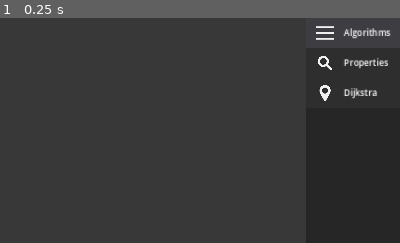
Above: before the commit, frame 1.
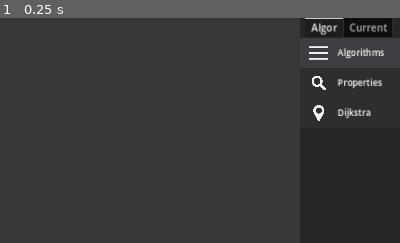
Above: after the commit, the same moment.

Repository: SergioQuintanillaGracia/graphicate
Game: Godot game, scene res://scenes/main.tscn
Same seed, same stepped clock (60 frames per second), same inputs: the game is played once before the commit and once after it.
Inputs:
- Up to frame 1 (0.25 s): no input
The pictures show only the part of the screen within x 50-100%, y 0-50%; the shares and areas given below are measured in that part.

The runs differ from the first frame. In frame 1, 3.8% of the frame differs, in the area x 76-100%, y 0-46%.

Commit message:
Algorithm GUI (icons, functions for messages...)

Diff:
--- /dev/null
+++ b/scenes/algorithm_message.tscn
@@ -0,0 +1,37 @@
+[gd_scene load_steps=3 format=3 uid="uid://cva2udh88272"]
+
+[ext_resource type="Script" path="res://scripts/algorithms/algorithm_message.gd" id="1_5yb24"]
+[ext_resource type="Texture2D" uid="uid://rl3b5kitaavi" path="res://icons/algorithms/unknown_icon.png" id="2_q5kdi"]
+
+[node name="AlgorithmMessage" type="Control"]
+custom_minimum_size = Vector2(160, 40)
+layout_mode = 3
+anchors_preset = 15
+anchor_right = 1.0
+anchor_bottom = 1.0
+grow_horizontal = 2
+grow_vertical = 2
+script = ExtResource("1_5yb24")
+
+[node name="Panel" type="Panel" parent="."]
+custom_minimum_size = Vector2(150, 0)
+layout_mode = 0
+offset_left = 5.0
+offset_top = 5.0
+offset_right = 155.0
+offset_bottom = 45.0
+
+[node name="Sprite2D" type="Sprite2D" parent="Panel"]
+position = Vector2(20, 20)
+scale = Vector2(0.24, 0.24)
+texture = ExtResource("2_q5kdi")
+
+[node name="Label" type="Label" parent="Panel"]
+layout_mode = 0
+offset_left = 40.0
+offset_top = 7.0
+offset_right = 153.0
+offset_bottom = 33.0
+theme_override_font_sizes/font_size = 15
+text = "Unknown"
+vertical_alignment = 1
--- a/scenes/edge.tscn
+++ b/scenes/edge.tscn
@@ -23,6 +23,7 @@
 offset_bottom = 13.0
 grow_horizontal = 2
 grow_vertical = 2
+theme_override_colors/font_color = Color(0.780392, 0.941176, 0.960784, 1)
 theme_override_colors/font_outline_color = Color(0, 0, 0, 1)
 theme_override_constants/outline_size = 8
 theme_override_font_sizes/font_size = 15
--- a/scenes/main.tscn
+++ b/scenes/main.tscn
@@ -1,8 +1,10 @@
-[gd_scene load_steps=19 format=3 uid="uid://du1d3tijvr0d1"]
+[gd_scene load_steps=25 format=3 uid="uid://du1d3tijvr0d1"]
 
 [ext_resource type="Script" path="res://scripts/ToggleButton.gd" id="1_ea3wp"]
 [ext_resource type="Script" path="res://scripts/main.gd" id="1_rgeyl"]
 [ext_resource type="Texture2D" uid="uid://cne6ybr2gtdny" path="res://icons/vertex_icon.png" id="2_iww1y"]
+[ext_resource type="Script" path="res://scripts/algorithms/message_manager.gd" id="2_kit3x"]
+[ext_resource type="Script" path="res://scripts/algorithms/properties.gd" id="2_tjpvv"]
 [ext_resource type="Texture2D" uid="uid://bb64in6b5xfim" path="res://icons/menus/menu.png" id="3_jyjdw"]
 [ext_resource type="Texture2D" uid="uid://lktc6l41jksx" path="res://icons/menus/edge_icon.png" id="5_ak26l"]
 [ext_resource type="Texture2D" uid="uid://co313xvcx5xby" path="res://icons/menus/delete_icon.png" id="6_clc4f"]
@@ -23,6 +25,17 @@
 
 [sub_resource type="StyleBoxFlat" id="StyleBoxFlat_rf8iy"]
 bg_color = Color(0.6, 0.6, 0.6, 0)
+
+[sub_resource type="StyleBoxFlat" id="StyleBoxFlat_quj5e"]
+bg_color = Color(0.14902, 0.14902, 0.14902, 1)
+
+[sub_resource type="StyleBoxFlat" id="StyleBoxFlat_3o840"]
+
+[sub_resource type="Theme" id="Theme_a8r2l"]
+/styles/test = SubResource("StyleBoxFlat_3o840")
+
+[sub_resource type="StyleBoxFlat" id="StyleBoxFlat_iq1ok"]
+bg_color = Color(0.14902, 0.14902, 0.14902, 1)
 
 [sub_resource type="Animation" id="Animation_4i8tt"]
 length = 0.001
@@ -84,6 +97,16 @@
 [node name="CollisionShape2D" type="CollisionShape2D" parent="MouseCollisionArea"]
 shape = SubResource("RectangleShape2D_00rrm")
 
+[node name="Algorithms" type="Node2D" parent="."]
+
+[node name="MessageManager" type="Node2D" parent="Algorithms"]
+script = ExtResource("2_kit3x")
+
+[node name="Properties" type="Node2D" parent="Algorithms"]
+script = ExtResource("2_tjpvv")
+
+[node name="Dijkstra" type="Node2D" parent="Algorithms"]
+
 [node name="Instances" type="Node2D" parent="."]
 
 [node name="Edges" type="Node2D" parent="Instances"]
@@ -373,31 +396,40 @@
 
 [node name="Algorithms" type="Panel" parent="HBoxContainer"]
 clip_contents = true
-custom_minimum_size = Vector2(150, 0)
+custom_minimum_size = Vector2(160, 0)
 layout_mode = 2
 theme_override_styles/panel = SubResource("StyleBoxFlat_6f24n")
 
-[node name="VBoxContainer" type="VBoxContainer" parent="HBoxContainer/Algorithms"]
-clip_contents = true
-layout_mode = 1
-anchors_preset = 15
-anchor_right = 1.0
-anchor_bottom = 1.0
-grow_horizontal = 2
-grow_vertical = 2
-
-[node name="TopContainer" type="VBoxContainer" parent="HBoxContainer/Algorithms/VBoxContainer"]
+[node name="TabContainer" type="TabContainer" parent="HBoxContainer/Algorithms"]
+layout_mode = 0
+offset_right = 160.0
+offset_bottom = 750.0
+
+[node name="Algor" type="Panel" parent="HBoxContainer/Algorithms/TabContainer"]
+layout_mode = 2
+theme_override_styles/panel = SubResource("StyleBoxFlat_quj5e")
+
+[node name="VBoxContainer" type="VBoxContainer" parent="HBoxContainer/Algorithms/TabContainer/Algor"]
+clip_contents = true
+layout_mode = 2
+anchor_right = 1.0
+anchor_bottom = 1.0
+offset_top = 1.0
+offset_bottom = 105.0
+theme = SubResource("Theme_a8r2l")
+
+[node name="TopContainer" type="VBoxContainer" parent="HBoxContainer/Algorithms/TabContainer/Algor/VBoxContainer"]
 clip_contents = true
 layout_mode = 2
 size_flags_vertical = 3
 theme_override_constants/separation = 0
 
-[node name="AlgorithmTitle" type="Control" parent="HBoxContainer/Algorithms/VBoxContainer/TopContainer"]
-clip_contents = true
-custom_minimum_size = Vector2(0, 48)
-layout_mode = 2
-
-[node name="ColorRect" type="ColorRect" parent="HBoxContainer/Algorithms/VBoxContainer/TopContainer/AlgorithmTitle"]
+[node name="AlgorithmTitle" type="Control" parent="HBoxContainer/Algorithms/TabContainer/Algor/VBoxContainer/TopContainer"]
+clip_contents = true
+custom_minimum_size = Vector2(0, 48)
+layout_mode = 2
+
+[node name="ColorRect" type="ColorRect" parent="HBoxContainer/Algorithms/TabContainer/Algor/VBoxContainer/TopContainer/AlgorithmTitle"]
 layout_mode = 1
 anchors_preset = 15
 anchor_right = 1.0
@@ -407,12 +439,12 @@
 mouse_filter = 2
 color = Color(0.239216, 0.239216, 0.258824, 1)
 
-[node name="Menu" type="Sprite2D" parent="HBoxContainer/Algorithms/VBoxContainer/TopContainer/AlgorithmTitle"]
+[node name="Menu" type="Sprite2D" parent="HBoxContainer/Algorithms/TabContainer/Algor/VBoxContainer/TopContainer/AlgorithmTitle"]
 position = Vector2(30, 24)
 scale = Vector2(0.3, 0.3)
 texture = ExtResource("3_jyjdw")
 
-[node name="Label" type="Label" parent="HBoxContainer/Algorithms/VBoxContainer/TopContainer/AlgorithmTitle"]
+[node name="Label" type="Label" parent="HBoxContainer/Algorithms/TabContainer/Algor/VBoxContainer/TopContainer/AlgorithmTitle"]
 layout_mode = 1
 anchors_preset = 4
 anchor_top = 0.5
@@ -426,27 +458,27 @@
 label_settings = SubResource("LabelSettings_l51oh")
 vertical_alignment = 1
 
-[node name="Properties" type="Control" parent="HBoxContainer/Algorithms/VBoxContainer/TopContainer"]
+[node name="Properties" type="Control" parent="HBoxContainer/Algorithms/TabContainer/Algor/VBoxContainer/TopContainer"]
 custom_minimum_size = Vector2(0, 48)
 layout_mode = 2
 metadata/ButtonIdentifier = 0
 
-[node name="ColorRect" type="ColorRect" parent="HBoxContainer/Algorithms/VBoxContainer/TopContainer/Properties"]
-layout_mode = 1
-anchors_preset = 15
-anchor_right = 1.0
-anchor_bottom = 1.0
-grow_horizontal = 2
-grow_vertical = 2
-mouse_filter = 2
-color = Color(0.180392, 0.180392, 0.180392, 1)
-
-[node name="Icon" type="Sprite2D" parent="HBoxContainer/Algorithms/VBoxContainer/TopContainer/Properties"]
+[node name="ColorRect" type="ColorRect" parent="HBoxContainer/Algorithms/TabContainer/Algor/VBoxContainer/TopContainer/Properties"]
+layout_mode = 1
+anchors_preset = 15
+anchor_right = 1.0
+anchor_bottom = 1.0
+grow_horizontal = 2
+grow_vertical = 2
+mouse_filter = 2
+color = Color(0.180392, 0.180392, 0.180392, 1)
+
+[node name="Icon" type="Sprite2D" parent="HBoxContainer/Algorithms/TabContainer/Algor/VBoxContainer/TopContainer/Properties"]
 position = Vector2(30, 24)
 scale = Vector2(0.18, 0.18)
 texture = ExtResource("10_g2g0t")
 
-[node name="Label" type="Label" parent="HBoxContainer/Algorithms/VBoxContainer/TopContainer/Properties"]
+[node name="Label" type="Label" parent="HBoxContainer/Algorithms/TabContainer/Algor/VBoxContainer/TopContainer/Properties"]
 layout_mode = 1
 anchors_preset = 4
 anchor_top = 0.5
@@ -460,27 +492,27 @@
 label_settings = SubResource("LabelSettings_l51oh")
 vertical_alignment = 1
 
-[node name="Dijkstra" type="Control" parent="HBoxContainer/Algorithms/VBoxContainer/TopContainer"]
+[node name="Dijkstra" type="Control" parent="HBoxContainer/Algorithms/TabContainer/Algor/VBoxContainer/TopContainer"]
 custom_minimum_size = Vector2(0, 48)
 layout_mode = 2
 metadata/ButtonIdentifier = 1
 
-[node name="ColorRect" type="ColorRect" parent="HBoxContainer/Algorithms/VBoxContainer/TopContainer/Dijkstra"]
-layout_mode = 1
-anchors_preset = 15
-anchor_right = 1.0
-anchor_bottom = 1.0
-grow_horizontal = 2
-grow_vertical = 2
-mouse_filter = 2
-color = Color(0.180392, 0.180392, 0.180392, 1)
-
-[node name="Icon" type="Sprite2D" parent="HBoxContainer/Algorithms/VBoxContainer/TopContainer/Dijkstra"]
+[node name="ColorRect" type="ColorRect" parent="HBoxContainer/Algorithms/TabContainer/Algor/VBoxContainer/TopContainer/Dijkstra"]
+layout_mode = 1
+anchors_preset = 15
+anchor_right = 1.0
+anchor_bottom = 1.0
+grow_horizontal = 2
+grow_vertical = 2
+mouse_filter = 2
+color = Color(0.180392, 0.180392, 0.180392, 1)
+
+[node name="Icon" type="Sprite2D" parent="HBoxContainer/Algorithms/TabContainer/Algor/VBoxContainer/TopContainer/Dijkstra"]
 position = Vector2(30, 24)
 scale = Vector2(0.2, 0.2)
 texture = ExtResource("11_1p8qp")
 
-[node name="Label" type="Label" parent="HBoxContainer/Algorithms/VBoxContainer/TopContainer/Dijkstra"]
+[node name="Label" type="Label" parent="HBoxContainer/Algorithms/TabContainer/Algor/VBoxContainer/TopContainer/Dijkstra"]
 layout_mode = 1
 anchors_preset = 4
 anchor_top = 0.5
@@ -493,6 +525,18 @@
 text = "Dijkstra"
 label_settings = SubResource("LabelSettings_l51oh")
 vertical_alignment = 1
+
+[node name="Current" type="Panel" parent="HBoxContainer/Algorithms/TabContainer"]
+visible = false
+layout_mode = 2
+theme_override_styles/panel = SubResource("StyleBoxFlat_iq1ok")
+
+[node name="VBoxContainer" type="VBoxContainer" parent="HBoxContainer/Algorithms/TabContainer/Current"]
+clip_contents = true
+layout_mode = 2
+anchor_right = 1.0
+anchor_bottom = 1.0
+offset_bottom = -31.0
 
 [node name="AnimationPlayer" type="AnimationPlayer" parent="."]
 libraries = {
@@ -508,3 +552,5 @@
 [connection signal="gui_input" from="HBoxContainer/Sidebar/VBoxContainer/BottomContainer/ImageButton" to="." method="_on_image_button_gui_input"]
 [connection signal="gui_input" from="HBoxContainer/Sidebar/VBoxContainer/BottomContainer/SettingsButton" to="." method="_on_settings_button_gui_input"]
 [connection signal="gui_input" from="HBoxContainer/Panel" to="." method="_on_panel_gui_input"]
+[connection signal="gui_input" from="HBoxContainer/Algorithms/TabContainer/Algor/VBoxContainer/TopContainer/Properties" to="." method="_on_properties_gui_input"]
+[connection signal="gui_input" from="HBoxContainer/Algorithms/TabContainer/Algor/VBoxContainer/TopContainer/Dijkstra" to="." method="_on_dijkstra_gui_input"]
--- /dev/null
+++ b/scripts/algorithms/algorithm_message.gd
@@ -0,0 +1,31 @@
+extends Control
+
+var unknown_icon: CompressedTexture2D = load("res://icons/algorithms/unknown_icon.png")
+var tick_icon: CompressedTexture2D = load("res://icons/menus/tick_icon.png")
+var cross_icon: CompressedTexture2D = load("res://icons/algorithms/cross_icon.png")
+var info_icon: CompressedTexture2D = load("res://icons/algorithms/info_icon.png")
+
+# These variables are also defined in message_manager
+var ICON_UNKNOWN: int = 0
+var ICON_TICK: int = 1
+var ICON_CROSS: int = 2
+var ICON_INFO: int = 3
+
+func get_panel_size() -> Vector2:
+	return $Panel.size;
+
+func set_text(new_text: String) -> void:
+	$Panel/Label.text = new_text
+
+func set_icon(icon_type: int) -> void:
+	if icon_type == ICON_UNKNOWN:
+		$Panel/Sprite2D.texture = unknown_icon
+	elif icon_type == ICON_TICK:
+		$Panel/Sprite2D.texture = tick_icon
+	elif icon_type == ICON_CROSS:
+		$Panel/Sprite2D.texture = cross_icon
+	elif icon_type == ICON_INFO:
+		$Panel/Sprite2D.texture = info_icon
+	else:
+		print("Could not set icon of type " + str(icon_type)
+		+ ". The type should be 1, 2, or 3")
--- /dev/null
+++ b/scripts/algorithms/message_manager.gd
@@ -0,0 +1,25 @@
+extends Node2D
+
+var message: PackedScene = load("res://scenes/algorithm_message.tscn")
+var messages: Array
+var offset_x: int = 10
+var offset_y: int = 10
+
+# These variables are also defined inside algorithm_message
+var ICON_UNKNOWN: int = 0
+var ICON_TICK: int = 1
+var ICON_CROSS: int = 2
+var ICON_INFO: int = 3
+
+var latest_message_instance: Control = null
+
+@onready var tab: VBoxContainer = $"../../HBoxContainer/Algorithms/TabContainer/Current/VBoxContainer"
+
+func add_message(icon_type: int, text: String):
+	var message_instance: Control = message.instantiate()
+	message_instance.set_icon(icon_type)
+	message_instance.set_text(text)
+
+	tab.add_child(message_instance)
+
+	latest_message_instance = message_instance
--- /dev/null
+++ b/scripts/algorithms/properties.gd
@@ -0,0 +1,17 @@
+extends Node2D
+
+@onready var message_manager: Node2D = $"../MessageManager"
+
+
+func start(graph: Dictionary):
+	$"../../HBoxContainer/Algorithms/TabContainer".current_tab = 1
+	show_properties(graph)
+
+
+func show_properties(graph: Dictionary):
+	var vertex_count: int = graph.size()
+
+	message_manager.add_message(message_manager.ICON_INFO, "Information")
+	message_manager.add_message(message_manager.ICON_TICK, "Success")
+	message_manager.add_message(message_manager.ICON_CROSS, "Error")
+	message_manager.add_message(message_manager.ICON_UNKNOWN, "Unknown")
--- a/scripts/main.gd
+++ b/scripts/main.gd
@@ -316,6 +316,18 @@
 					edge_edit_popup.set_edge(mouse_over_edge)
 
 
+func _on_properties_gui_input(event):
+	if event is InputEventMouseButton:
+		if event.get_button_index() == 1 && event.is_pressed():
+			$Algorithms/Properties.start(graph)
+
+
+func _on_dijkstra_gui_input(event):
+	if event is InputEventMouseButton:
+		if event.get_button_index() == 1 && event.is_pressed():
+			$Algorithms/Properties.start(graph)
+
+
 func update_degree(vertex: Node2D):
 	vertex.set_degree(graph[vertex].size())
 
Binary file added: icons/algorithms/cross_icon.png
Not shown, added: icons/algorithms/cross_icon.png.import
Binary file added: icons/algorithms/info_icon.png
Not shown, added: icons/algorithms/info_icon.png.import
Binary file added: icons/algorithms/tick_icon.png
Not shown, added: icons/algorithms/tick_icon.png.import
Binary file added: icons/algorithms/unknown_icon.png
Not shown, added: icons/algorithms/unknown_icon.png.import
Not shown, added: icons/menus/tick_icon.png.import
Not shown, added: icons/algorithms/cross_icon.xcf
Not shown, added: icons/algorithms/info_icon.xcf
Not shown, added: icons/algorithms/tick_icon.xcf
(and 1 more such lines)
